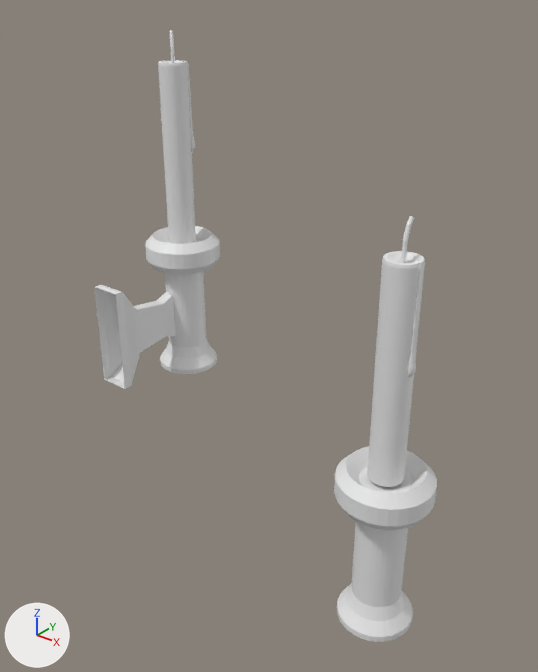
What one commit did to the Blender file Blender/candles/candles.blend.
Before and after are seen from a 50 mm lens placed at (0.341, -0.266, 0.307), pointed at (0.099, 0.036, 0.12). The axes (+X, +Y, +Z) are drawn at lower left. The lights are the same throughout.

The first picture shows 'candle', 'wall_candle'.
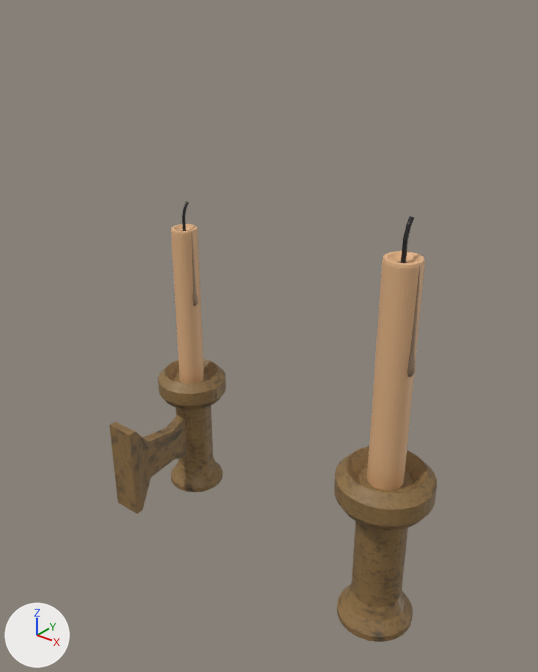
Location of each change, [x1, y1, x2, y2] in pixels of the pictures (538 x 672 px):
```json
{"object": "wall_candle", "change": "deleted", "before": [94, 30, 220, 389]}
{"object": "candle.001", "change": "added", "after": [109, 201, 226, 514], "on screen": "brown"}
{"part": 1, "of": "me_circle_002", "change": "built on", "before": [359, 240, 425, 493], "after": [359, 240, 425, 493]}
{"part": 2, "of": "me_circle_002", "change": "recoloured", "before": [334, 216, 437, 642], "after": [334, 216, 437, 642], "on screen": "grey to brown"}
```

The change, as JSON lines over the scene's bpy script:
```json
{"op": "add", "block": "img_candle_tif", "code": ["img_candle_tif = load_image('candle.tif', '../../Assets/Textures/candle.tif', 512, 512, 'sRGB')"]}
{"op": "add", "block": "mat_candle_tif", "code": ["mat_candle_tif = principled_material('candle.tif')", "mat_candle_tif.texture = img_candle_tif"]}
{"block": "me_circle_002", "where": "# used by ob_candle; location = (0.2, 0.0, 0.0)"}
{"op": "remove", "block": "me_circle_002", "code": "me_circle_002.from_pydata(...)  # 725 vertices, 664 faces; spans x -0.024..0.024, y -0.024..0.024, z 0.0..0.218"}
{"op": "add", "block": "me_circle_002", "code": "me_circle_002.from_pydata(...)  # 728 vertices, 768 faces; spans x -0.024..0.024, y -0.024..0.024, z 0.0..0.218"}
{"block": "me_circle_002", "change": "me_circle_002 part 1"}
{"block": "me_circle_002", "change": "32 vertices are removed from x -0.009..0.009, y -0.009..0.009, z 0.089"}
{"block": "me_circle_002", "change": "93 faces are deleted"}
{"block": "me_circle_002", "change": "6 vertices move within x -0.001..0.0, y -0.001..0.001, z 0.198"}
{"block": "me_circle_002", "change": "1 vertex is added at (0.0, 0.004, 0.217)"}
{"block": "me_circle_002", "change": "32 new vertices lie (0.0, 0.0, -0.112) away from vertices in x -0.009..0.009, y -0.009..0.009, z 0.199"}
{"block": "me_circle_002", "change": "154 new faces join them"}
{"block": "me_circle_002", "change": "me_circle_002 part 2: 571 faces spanning x -0.024..0.024, y -0.024..0.024, z 0.0..0.218 switch from no material to mat_candle_tif (picture img_candle_tif)"}
{"op": "add", "block": "me_circle_004", "code": ["me_circle_004 = bpy.data.meshes.new('Circle.004')", "me_circle_004.from_pydata(...)  # 748 vertices, 793 faces; spans x -0.024..0.024, y 0.0..0.094, z -0.044..0.174", "me_circle_004.materials.append(mat_candle_tif)  # picture img_candle_tif"]}
{"op": "remove", "block": "ob_wall_candle", "code": ["ob_wall_candle = bpy.data.objects.new('wall_candle', me_circle_001)", "ob_wall_candle.location = (0.0, 0.0, 0.1)"]}
{"op": "add", "block": "ob_candle_001", "code": ["ob_candle_001 = bpy.data.objects.new('candle.001', me_circle_004)", "ob_candle_001.location = (0.0, 0.0, 0.0)"]}
```
